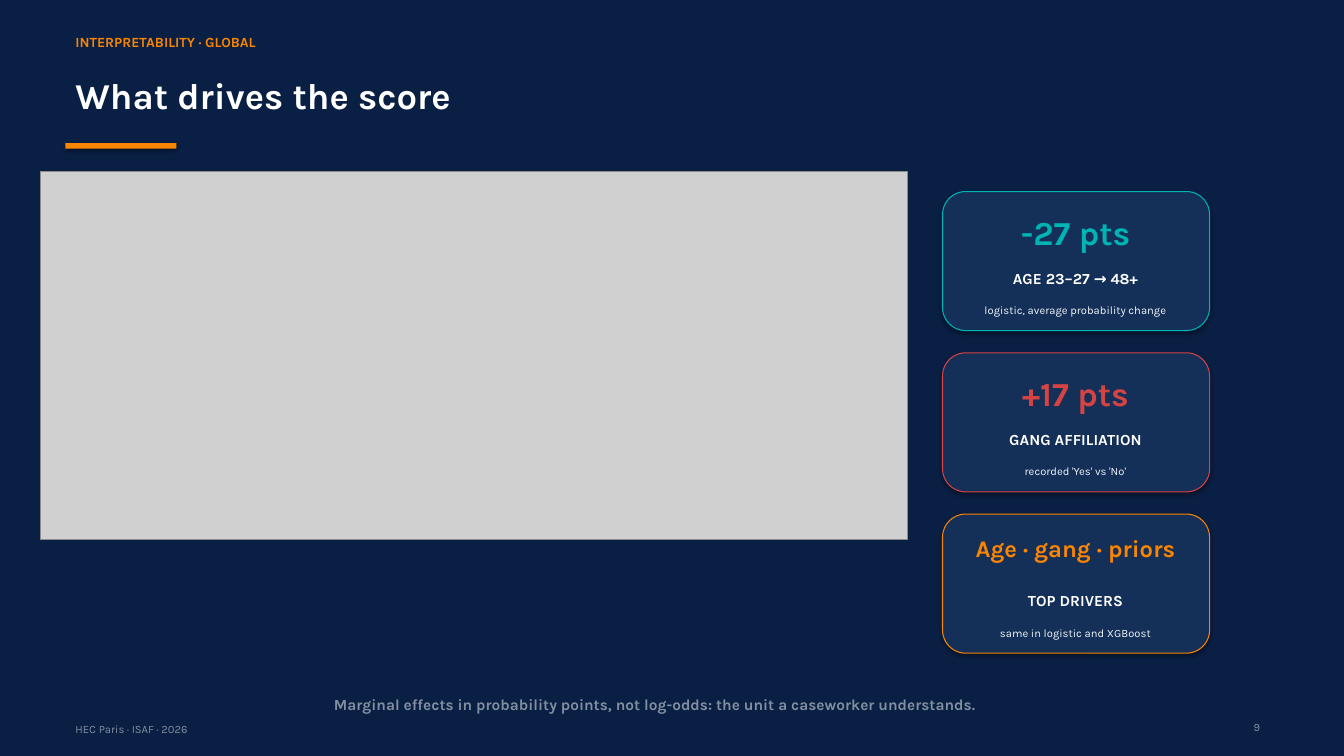
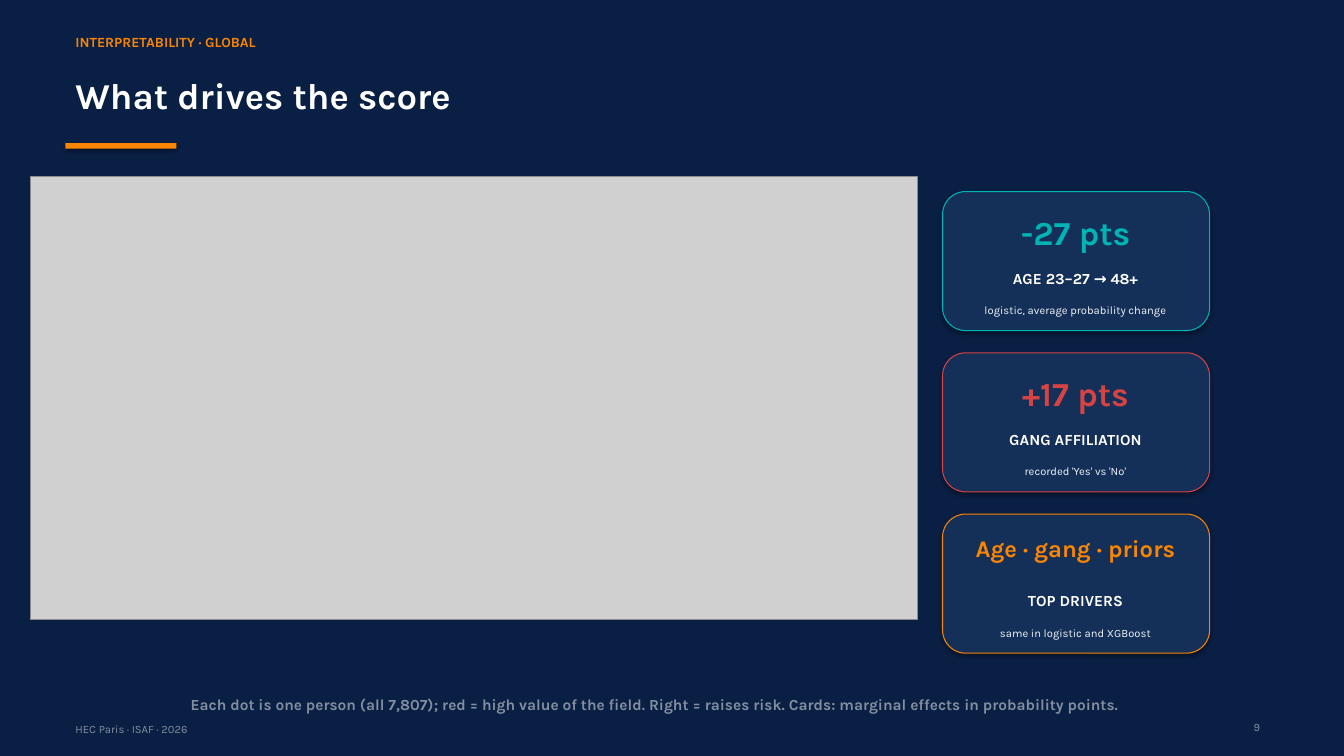
Before and after one commit to RyanBalech/recidivism-forecasting-analysis, a slide deck: slide 9 of reports/ISAF_Recidivism_Presentation.pptx. Drawn at 1344x756 pixels with LibreOffice and Linux fonts; fonts in the diff are those of the drawing; grey boxes stand for pictures. Boxes give left, top, right and bottom in pixels: in the first picture for what was removed or moved away, otherwise in the second. Text is boxed around its words. In the diff, an @@ line names an element or a change of style, - is before the commit and + after.

```diff
--- a/reports/ISAF_Recidivism_Presentation.pptx
+++ b/reports/ISAF_Recidivism_Presentation.pptx
@@ picture: place and size @@
-picture at (40, 171, 907, 540)
+picture at (30, 176, 918, 620)
@@ text at (191, 699, 1118, 714): text changed @@
-Marginal effects in probability points, not log-odds: the unit a caseworker understands.
+Each dot is one person (all 7,807); red = high value of the field. Right = raises risk. Cards: marginal effects in probability points.
```
Also in this commit, not shown: 5 other files.
